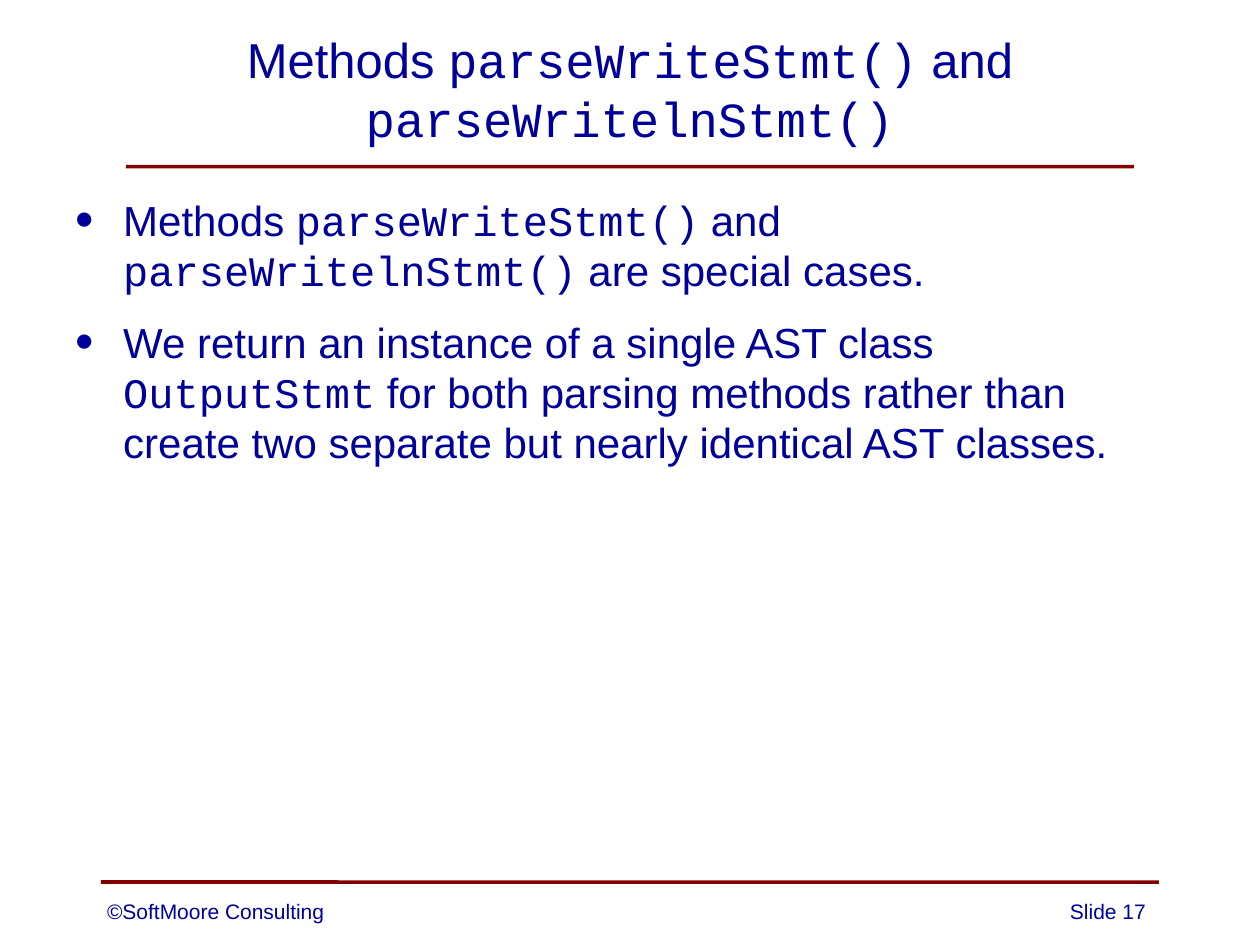
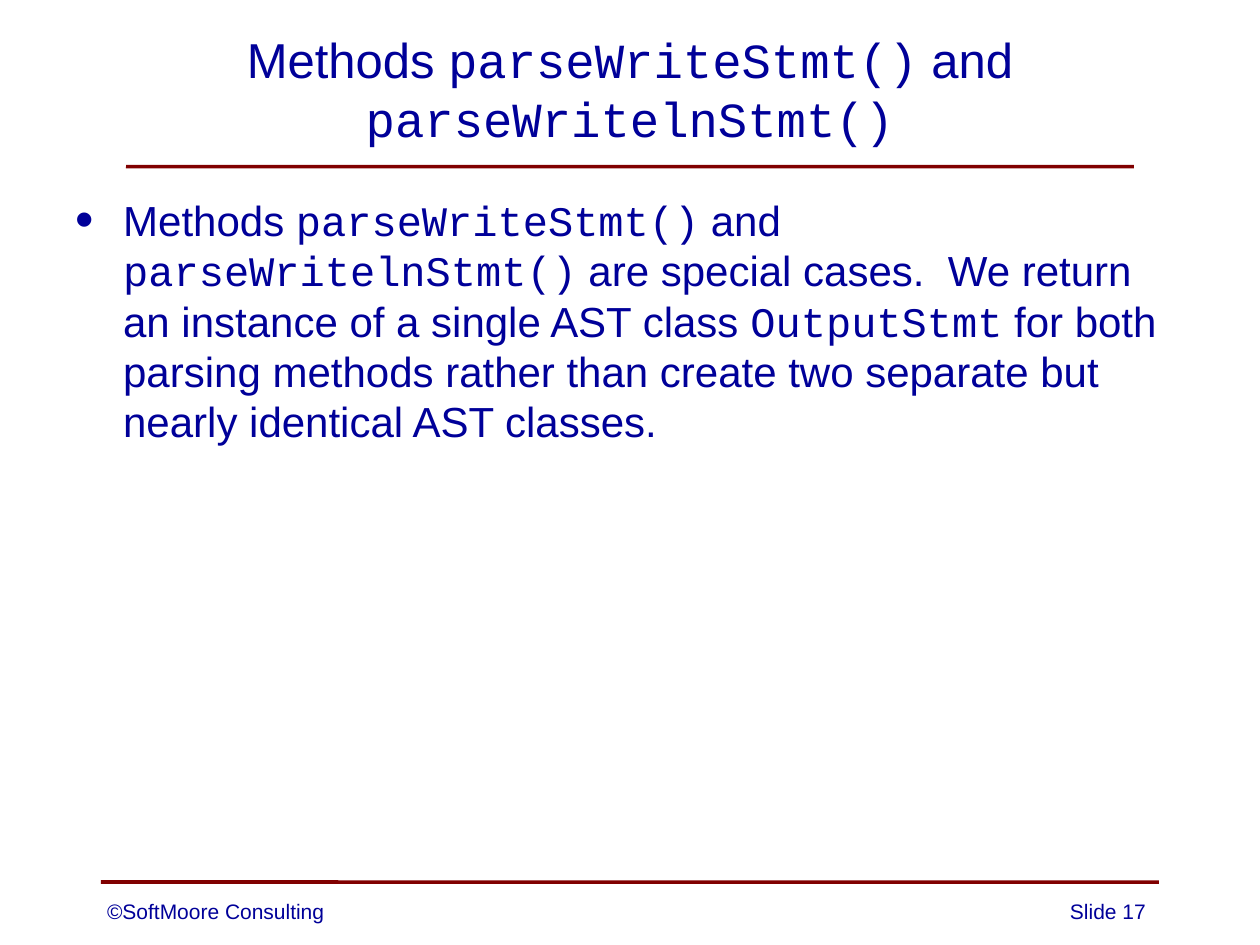
Before and after one commit to SoftMoore/CPRL-Kt-2nd, a slide deck: slide 17 of PowerPoints/08 - Abstract Syntax Trees.pptx. Drawn at 1260x945 pixels with LibreOffice and Linux fonts; fonts in the diff are those of the drawing. Boxes give left, top, right and bottom in pixels: in the first picture for what was removed or moved away, otherwise in the second. Text is boxed around its words. In the diff, an @@ line names an element or a change of style, - is before the commit and + after.

```diff
--- a/PowerPoints/08 - Abstract Syntax Trees.pptx
+++ b/PowerPoints/08 - Abstract Syntax Trees.pptx
@@ text at [123,205,1157,446]: text changed @@
-• Methods parseWriteStmt() and parseWritelnStmt() are special cases.
-• We return an instance of a single AST class OutputStmt for both parsing methods rather than create two separate but nearly identical AST classes.
+• Methods parseWriteStmt() and parseWritelnStmt() are special cases. We return an instance of a single AST class OutputStmt for both parsing methods rather than create two separate but nearly identical AST classes.
```
Also in this commit, not shown: 2 other slides changed, 4 other files.
